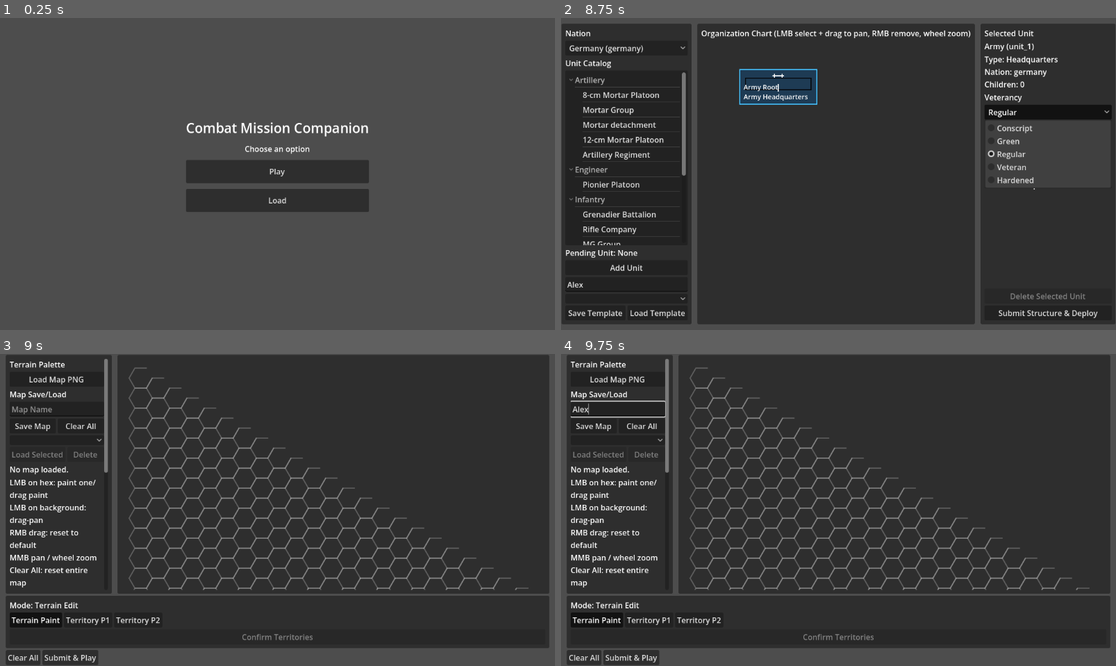
Above: before the commit, frames 1-4 (two rows, left to right).
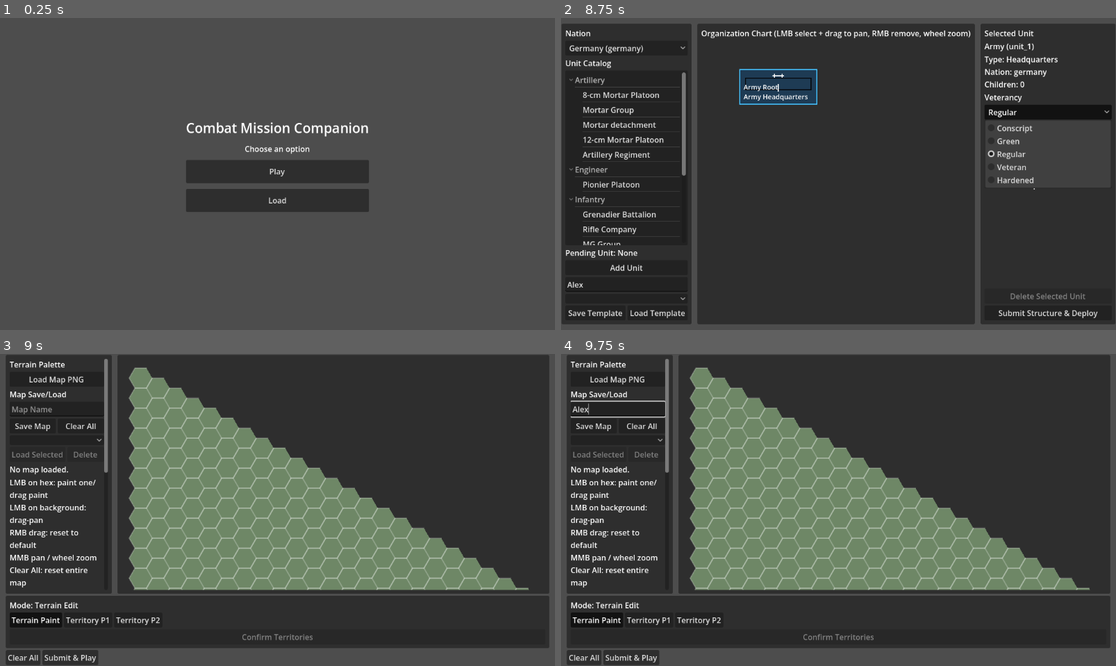
Above: after the commit, the same moments.

Repository: cpt-miche/Combat-Mission-Companion
Game: Godot game, scene res://scenes/Main.tscn
Two runs of this game, one before a commit and one after it. Both use one fixed random seed, a clock stepped at 60 frames per second and the inputs below.
Inputs (mouse positions are in pixels of both pictures, inside the frame that each line leads up to):
- Up to frame 1 (0.25 s): no input
- Up to frame 2 (8.75 s): click "Play" at 0.5 s; click "Play" at 1.25 s; click "Play as Germans" at 2 s; click "New Map" at 2.75 s; click "New Map" at 3.5 s; click "Continue" at 4.25 s; click (627, 283) at 5.02 s; type "Alex" at 5.1 s; click "Germany (germany)" at 5.75 s; click "Add Unit" at 6.5 s; click (627, 298) at 7.25 s; click "Regular" at 8 s
- Up to frame 3 (9 s): click "Submit Structure & Deploy" at 8.75 s
- Up to frame 4 (9.75 s): click (616, 410) at 9.52 s; type "Alex" at 9.6 s

Frames 1-2 are identical in both runs. In frame 3, 26% of the frame differs, in the area x 23-96%, y 4-76%; in frame 4, 26%.

Commit message:
Render map editor hexes as light terrain by default

Diff:
--- a/scripts/ui/map_setup/HexMapView.gd
+++ b/scripts/ui/map_setup/HexMapView.gd
@@ -165,6 +165,7 @@
 	if map_texture != null:
 		draw_texture(map_texture, map_offset)
 
+	_draw_default_hexes()
 	_draw_hex_grid()
 	_draw_painted_hexes()
 
@@ -174,6 +175,12 @@
 	for axial in _generate_axial_coordinates():
 		var corners := _hex_corners_world(_axial_to_world(axial))
 		draw_polyline(corners, Color(1, 1, 1, 0.25), 1.0, true)
+
+func _draw_default_hexes() -> void:
+	var default_color := TerrainCatalog.editor_color(DEFAULT_TERRAIN, 0.5)
+	for axial in _generate_axial_coordinates():
+		var corners := _hex_corners_world(_axial_to_world(axial))
+		draw_colored_polygon(corners, default_color)
 
 func _draw_painted_hexes() -> void:
 	for axial in hexes.keys():
@@ -194,12 +201,13 @@
 	if _has_last_brush_axial and _last_brush_axial == axial:
 		return
 
+	var has_existing_cell := hexes.has(axial)
 	var current_terrain := DEFAULT_TERRAIN
-	if hexes.has(axial):
+	if has_existing_cell:
 		var current_cell: HexCellData = hexes[axial]
 		if current_cell != null:
 			current_terrain = TerrainCatalog.normalize_terrain_id(current_cell.terrain)
-	if not is_erasing and current_terrain == terrain_id:
+	if not is_erasing and has_existing_cell and current_terrain == terrain_id:
 		_has_last_brush_axial = true
 		_last_brush_axial = axial
 		return
